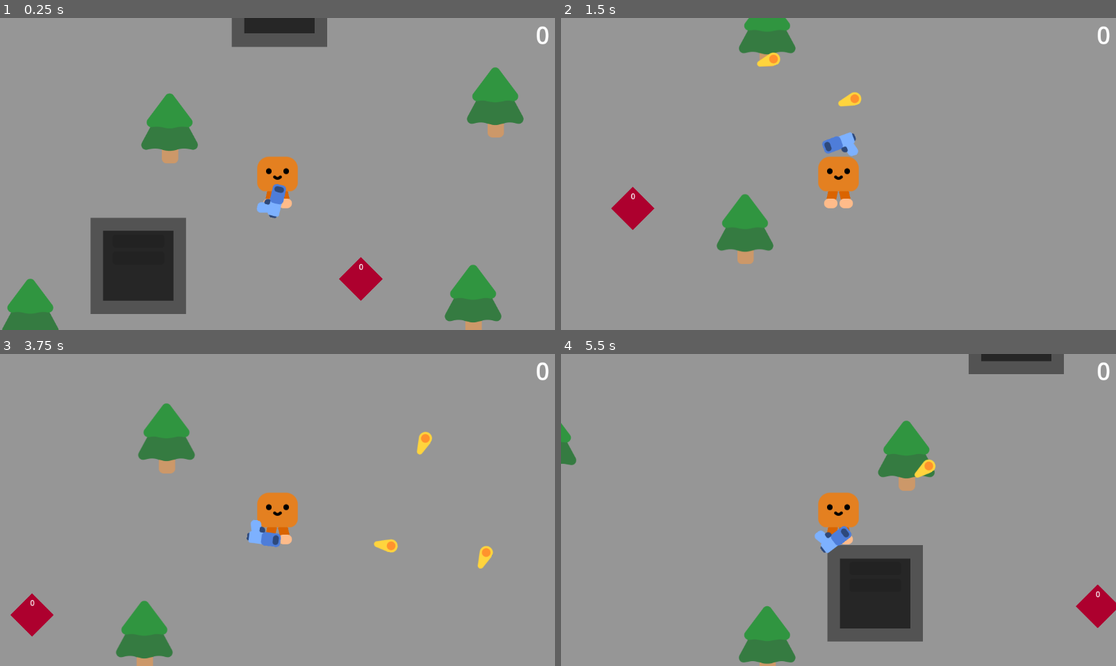
Above: before the commit, frames 1-4 (two rows, left to right).
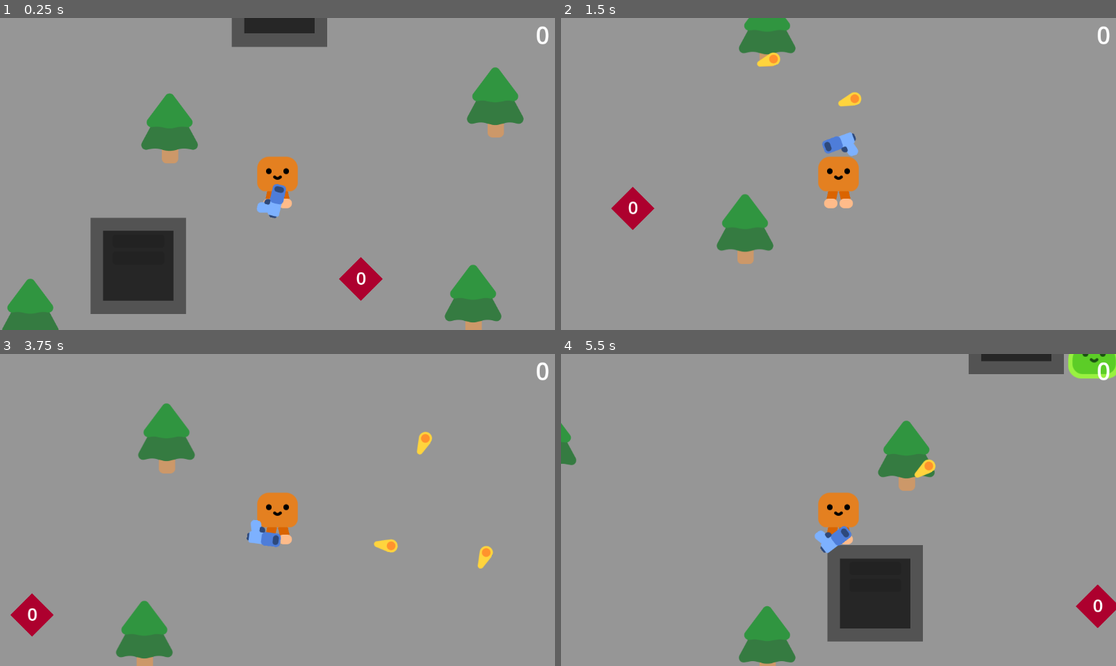
Above: after the commit, the same moments.

Repository: Pear-Juice/ATLS-GD-FarmerSurvivor
Game: Godot game, scene res://Scenes/L1.tscn
The game is run twice, just before and just after one commit, with the same random seed, the same clock (stepped at 60 frames per second) and the same inputs.
Inputs (mouse positions are in pixels of both pictures, inside the frame that each line leads up to):
- Up to frame 1 (0.25 s): no input
- Up to frame 2 (1.5 s): tap Enter at 0.5 s; move the mouse to (960, 158) at 0.52 s; press the mouse at (960, 158) at 0.53 s; hold D (Right) 0.53-1.28 s; move the mouse to (727, 189) at 1.27 s; release the mouse at (727, 189) at 1.28 s; hold S (Down) from 1.28 s (still down); click (727, 189) at 1.35 s
- Up to frame 3 (3.75 s): move the mouse to (333, 441) at 2.02 s; release S (Down) at 2.03 s; press the mouse at (333, 441) at 2.03 s; hold D (Right) 2.03-2.78 s; move the mouse to (249, 572) at 2.77 s; release the mouse at (249, 572) at 2.78 s; hold W (Up) 2.78-3.53 s; click (249, 572) at 2.85 s; move the mouse to (444, 556) at 3.52 s; press the mouse at (444, 556) at 3.53 s; hold A (Left) from 3.53 s (still down)
- Up to frame 4 (5.5 s): move the mouse to (672, 463) at 4.27 s; release the mouse at (672, 463) at 4.28 s; click (672, 463) at 4.35 s; move the mouse to (866, 510) at 5.02 s; release A (Left) at 5.03 s; press the mouse at (866, 510) at 5.03 s; hold S (Down) from 5.03 s (still down)

The runs differ from the first frame. In frame 1, less than 0.1% of the frame differs, in the area x 64-66%, y 78-86%; in frame 2, less than 0.1%; in frame 3, less than 0.1%; in frame 4, 0.7%, in the area x 91-100%, y 0-83%.

Commit message:
Round logic 30m

Diff:
--- a/Objects/Altar/Altar.tscn
+++ b/Objects/Altar/Altar.tscn
@@ -1,10 +1,13 @@
-[gd_scene load_steps=4 format=3 uid="uid://cawgr4clfvceq"]
+[gd_scene load_steps=5 format=3 uid="uid://cawgr4clfvceq"]
 
 [ext_resource type="Script" uid="uid://857lxuxcacy0" path="res://Objects/Altar/Altar.gd" id="1_81h43"]
 [ext_resource type="Texture2D" uid="uid://rijfd1qjl5wp" path="res://Objects/Altar/Trap.png" id="2_eu46v"]
 
 [sub_resource type="CircleShape2D" id="CircleShape2D_imxgd"]
 radius = 86.093
+
+[sub_resource type="LabelSettings" id="LabelSettings_81h43"]
+font_size = 37
 
 [node name="Altar" type="Area2D"]
 script = ExtResource("1_81h43")
@@ -18,10 +21,11 @@
 shape = SubResource("CircleShape2D_imxgd")
 
 [node name="GemCount" type="Label" parent="."]
-offset_left = -4.0
-offset_top = -37.0
-offset_right = 36.0
-offset_bottom = -14.0
+offset_left = -10.0
+offset_top = -28.0
+offset_right = 28.0
+offset_bottom = 23.0
 text = "0"
+label_settings = SubResource("LabelSettings_81h43")
 
 [connection signal="body_entered" from="." to="." method="_on_body_entered"]
--- a/Objects/Bullet/Bullet2.tscn
+++ b/Objects/Bullet/Bullet2.tscn
@@ -11,7 +11,7 @@
 collision_mask = 2
 script = ExtResource("1_t3jsq")
 life_time = 2.0
-knockback = 5000.0
+knockback = 1700.0
 
 [node name="BulletSprite" type="Sprite2D" parent="."]
 position = Vector2(-1, 11)
--- a/Objects/Bullet/Bullet3.tscn
+++ b/Objects/Bullet/Bullet3.tscn
@@ -11,7 +11,7 @@
 collision_mask = 2
 script = ExtResource("1_ex3na")
 life_time = 2.0
-knockback = 1800.0
+knockback = 2100.0
 
 [node name="BulletSprite" type="Sprite2D" parent="."]
 position = Vector2(-1, 11)
--- a/Objects/Bullet/Bullet4.tscn
+++ b/Objects/Bullet/Bullet4.tscn
@@ -11,7 +11,7 @@
 collision_mask = 2
 script = ExtResource("1_0q54l")
 life_time = 2.0
-knockback = 2500.0
+knockback = 3000.0
 
 [node name="BulletSprite" type="Sprite2D" parent="."]
 position = Vector2(-1, 11)
--- a/Objects/Trap/Trap.gd
+++ b/Objects/Trap/Trap.gd
@@ -15,6 +15,7 @@
 
 func _on_body_entered(body: Node2D) -> void:
 	if open && body.is_in_group("Enemy"):
+		Spawner.I.slime_killed()
 		body.capture()
 		captured_enemies.append(body)
 
@@ -53,6 +54,7 @@
 	open = false
 	for enemy in captured_enemies:
 		enemy.respawn()
+		$CaptureIndicator.value -= 1
 		await get_tree().create_timer(0.3).timeout
 
 	open = true
--- a/Scenes/L1.tscn
+++ b/Scenes/L1.tscn
@@ -7,6 +7,27 @@
 [ext_resource type="PackedScene" uid="uid://snyq0i2e4imx" path="res://Objects/Trap/Trap.tscn" id="5_bhcnn"]
 [ext_resource type="Script" uid="uid://dwivrt0lq5x08" path="res://World/Spawner.gd" id="5_rcrnv"]
 [ext_resource type="PackedScene" uid="uid://cawgr4clfvceq" path="res://Objects/Altar/Altar.tscn" id="7_2osvy"]
+[ext_resource type="Script" uid="uid://bb1fvj2rjpfmv" path="res://World/Round.gd" id="8_y0bfn"]
+
+[sub_resource type="Resource" id="Resource_y0bfn"]
+script = ExtResource("8_y0bfn")
+wave = Array[Vector3i]([Vector3i(3, 3, 1000), Vector3i(4, 2, 1000), Vector3i(1, 3, 1000)])
+metadata/_custom_type_script = "uid://bb1fvj2rjpfmv"
+
+[sub_resource type="Resource" id="Resource_l1men"]
+script = ExtResource("8_y0bfn")
+wave = Array[Vector3i]([])
+metadata/_custom_type_script = "uid://bb1fvj2rjpfmv"
+
+[sub_resource type="Resource" id="Resource_lajha"]
+script = ExtResource("8_y0bfn")
+wave = Array[Vector3i]([])
+metadata/_custom_type_script = "uid://bb1fvj2rjpfmv"
+
+[sub_resource type="Resource" id="Resource_u2fqg"]
+script = ExtResource("8_y0bfn")
+wave = Array[Vector3i]([])
+metadata/_custom_type_script = "uid://bb1fvj2rjpfmv"
 
 [node name="L1" type="Node2D"]
 
@@ -17,6 +38,9 @@
 [node name="Background" type="Sprite2D" parent="Parallax2D"]
 self_modulate = Color(0.588774, 0.588774, 0.588774, 1)
 texture = ExtResource("1_r1lt2")
+
+[node name="Altar" parent="." instance=ExtResource("7_2osvy")]
+position = Vector2(750, 539)
 
 [node name="Traps" type="Node2D" parent="."]
 
@@ -77,7 +101,5 @@
 script = ExtResource("5_rcrnv")
 slime_tscn = ExtResource("4_ef5wv")
 slime_folder = NodePath("../Enemies")
+rounds = Array[ExtResource("8_y0bfn")]([SubResource("Resource_y0bfn"), SubResource("Resource_l1men"), SubResource("Resource_lajha"), SubResource("Resource_u2fqg")])
 metadata/_custom_type_script = "uid://dwivrt0lq5x08"
-
-[node name="Altar" parent="." instance=ExtResource("7_2osvy")]
-position = Vector2(750, 539)
--- /dev/null
+++ b/World/Round.gd
@@ -0,0 +1,5 @@
+class_name Round
+
+extends Resource
+
+@export var wave : Array[Vector3i]
--- a/World/Spawner.gd
+++ b/World/Spawner.gd
@@ -2,16 +2,66 @@
 
 extends Node
 
+static var I : Spawner
+
 @export var slime_tscn : PackedScene
 @export var slime_folder : Node
 
+@export var rounds : Array[Round]
+var round_index : int
+var wave_index : int
+var slimes_killed : int
+
+var round_finished : bool
+
+@export var min_spawn_distance := 500
+
+func _init() -> void:
+	I = self
+
 func _ready() -> void:
-	spawn_slimes(2000)
+	await get_tree().create_timer(1).timeout
+	spawn_slimes(rounds[0].wave[0].z, rounds[0].wave[0].x)
 
-func spawn_slimes(area : int):
-	while true:
+func slime_killed():
+	print("Wave ", wave_index, " out of ", rounds[round_index].wave.size())
+	var last_wave : bool
+	var next_spawn_count
+	var next_distance
 
+	if wave_index < rounds[round_index].wave.size()-1:
+		var next_wave = rounds[round_index].wave[wave_index + 1]
+		next_spawn_count = next_wave.x
+		next_distance = next_wave.z
+	else:
+		last_wave = true
+
+	var wave = rounds[round_index].wave[wave_index]
+
+	var kill_req = wave.y
+
+	slimes_killed += 1
+	print(slimes_killed, " out of ", kill_req)
+	if slimes_killed >= kill_req:
+		print("Slime req met")
+		wave_index += 1
+		slimes_killed = 0
+
+		if !last_wave:
+			spawn_slimes(next_distance, next_spawn_count)
+		else:
+			print("ROUND OVER")
+
+
+func spawn_slimes(area : int, count : int):
+	print("Spawn wave ", wave_index)
+	for i in count:
 		var slime = slime_tscn.instantiate()
-		slime.global_position = Vector2(randi_range(-area,area), randi_range(-area,area))
-		slime_folder.add_child(slime)
-		await get_tree().create_timer(2).timeout
+		var np = [-1,1]
+		np.shuffle()
+		var rx = randi_range(min_spawn_distance, area) * np[0]
+		np.shuffle()
+		var ry = randi_range(min_spawn_distance, area) * np[0]
+		slime.global_position = Player.I.global_position + Vector2(rx, ry)
+		slime_folder.call_deferred("add_child", slime)
+		await get_tree().create_timer(0.3).timeout
Not shown: 1 places in Scenes/L1.tscn that only renumber resources
Not shown, added: World/Round.gd.uid
Not shown, changed: README.md
